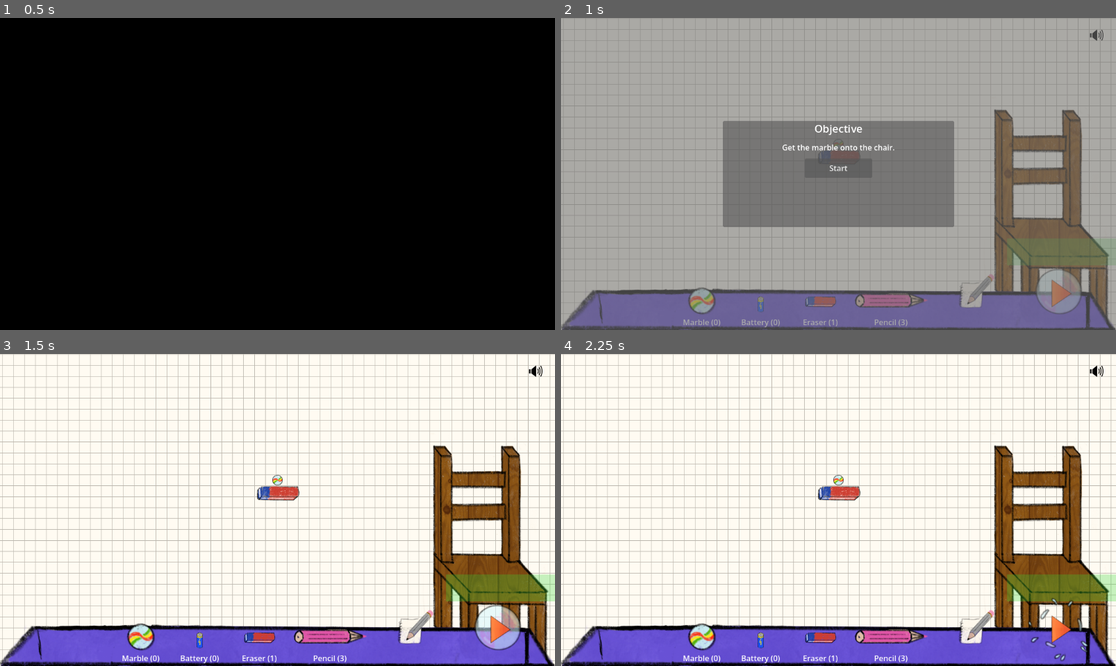
Above: before the commit, frames 1-4 (two rows, left to right).
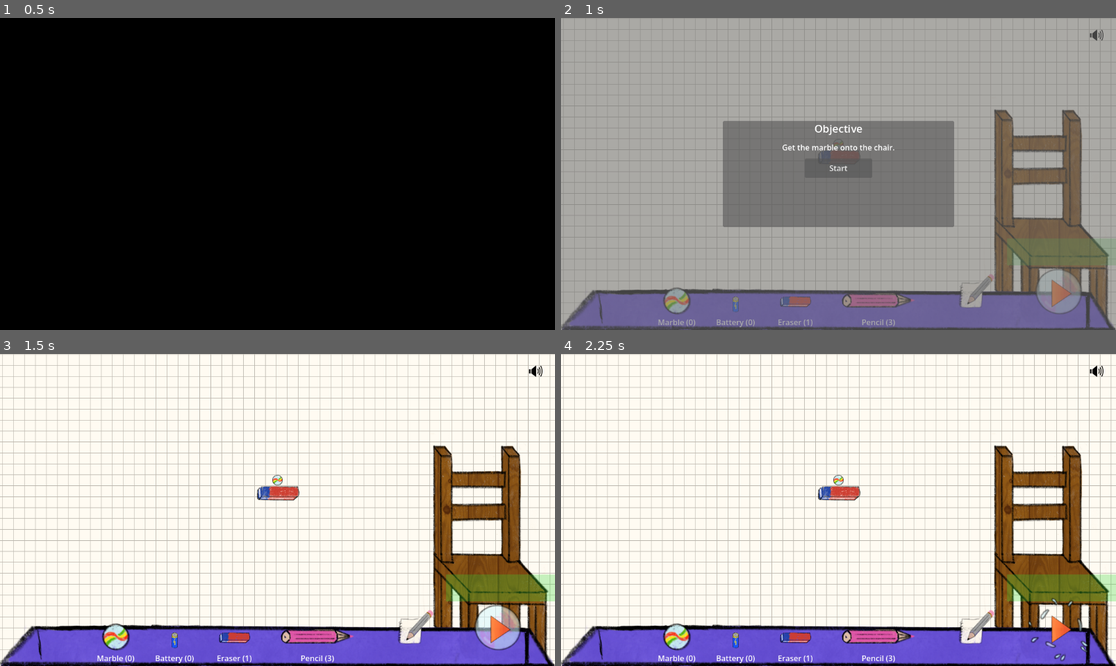
Above: after the commit, the same moments.

Repository: Fighter19/machines
Game: Godot game, scene res://scenes/opening.tscn
Two runs of this game, one before a commit and one after it. Both use one fixed random seed, a clock stepped at 60 frames per second and the inputs below. Video files are missing from this copy of the repository; at most half a second of black plays in their place. Sound files missing from this copy of the repository are replaced by a short silence.
Inputs (mouse positions are in pixels of both pictures, inside the frame that each line leads up to):
- Up to frame 1 (0.5 s): no input
- Up to frame 2 (1 s): tap Enter at 0.5 s; move the mouse to (960, 158) at 0.52 s; click (960, 158) at 0.67 s
- Up to frame 3 (1.5 s): click "Start" at 1.25 s
- Up to frame 4 (2.25 s): click "Mode: Play" at 2 s

Frame 1 is identical in both runs. In frame 2, 1.7% of the frame differs, in the area x 17-66%, y 86-100%; in frame 3, 2.0%, in the area x 17-67%, y 86-100%; in frame 4, 2.0%.

Commit message:
Fix pencil don't being draggable on the right

Diff:
--- a/scripts/machine_preview.gd
+++ b/scripts/machine_preview.gd
@@ -37,6 +37,7 @@
 var menu_button_labels: Dictionary = {}
 var menu_button_icons: Dictionary = {}
 var menu_button_icon_slots: Dictionary = {}
+var menu_button_contents: Dictionary = {}
 var last_known_mode: int = -1
 var item_action_menu: HBoxContainer
 var rotate_action_button: Button
@@ -553,6 +554,7 @@
 		menu_button_labels[machine_type] = button_label
 		menu_button_icons[machine_type] = icon
 		menu_button_icon_slots[machine_type] = icon_slot
+		menu_button_contents[machine_type] = content
 
 func _create_mute_button() -> void:
 	if menu_panel == null:
@@ -631,13 +633,28 @@
 		menu_content.offset_top = -bar_height + 10 - INVENTORY_CONTENT_VERTICAL_SHIFT
 		menu_content.offset_bottom = -10 - INVENTORY_CONTENT_VERTICAL_SHIFT
 
+	var inventory_button_width: float = 112.0
+	var inventory_button_count: int = menu_buttons.size()
+	if inventory_button_count > 0 and menu_content != null:
+		var content_width: float = viewport_size.x + menu_content.offset_right - menu_content.offset_left
+		var content_separation: float = float(menu_content.get_theme_constant("separation"))
+		var total_separation: float = content_separation * float(max(inventory_button_count - 1, 0))
+		var available_button_width: float = max(content_width - total_separation, 0.0)
+		inventory_button_width = clamp(available_button_width / float(inventory_button_count), 84.0, 112.0)
+
 	for machine_type in menu_buttons.keys():
 		var item_button := menu_buttons[machine_type] as Button
 		if item_button == null:
 			continue
 
 		var button_height: float = clamp(bar_height - 26.0, 64.0, 90.0)
-		item_button.custom_minimum_size = Vector2(112, button_height)
+		var button_width: float = inventory_button_width
+		var content := menu_button_contents.get(machine_type) as VBoxContainer
+		if content != null:
+			var content_required_width: float = content.get_combined_minimum_size().x + 12.0
+			button_width = max(button_width, content_required_width)
+
+		item_button.custom_minimum_size = Vector2(button_width, button_height)
 		var shared_icon_slot_height: float = _inventory_icon_size_for(MachineInventoryData.MachineType.MARBLE, button_height)
 
 		var icon_slot := menu_button_icon_slots.get(machine_type) as CenterContainer
